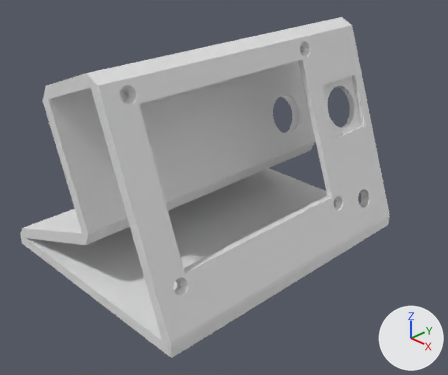
The Blender file New folder/untitled.blend as it was, and as the next commit left it.
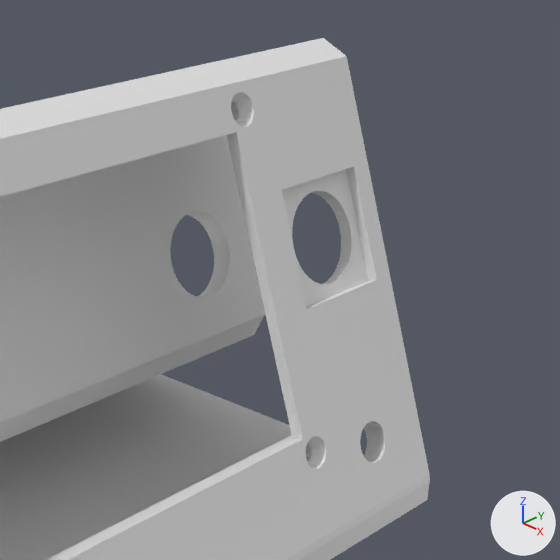
Each version is shown whole from a camera (50 mm lens) standing at (0.2023, -0.0872, 0.1239) and looking at (0.0572, 0.0529, 0.026), then close up on the part from 44% to 100% of the width and 0% to 67% of the height. Lighting does not change. The marker at lower right points along +X, +Y and +Z.
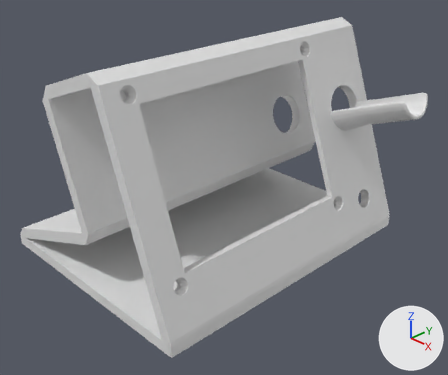
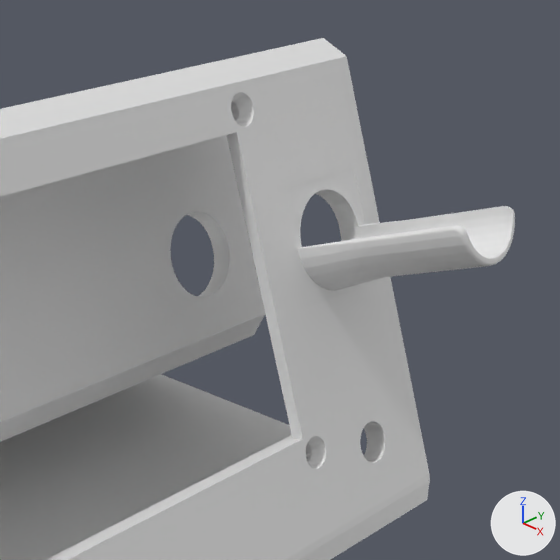
What differs and where, as boxes [x1, y1, x2, y2] in the close-ups (560 x 560 px):
'Cube.004', added: after [282, 167, 515, 309]

What changed in the scene script:
```text
Add me_cube_004:
    me_cube_004.from_pydata(...)  # 366 vertices, 398 faces; spans x 0.0681..0.1043, y 0.09..0.11, z 0.0394..0.0594
    me_cube_004.materials.append(mat_material)  # white #e7e7e7
Add ob_cube_004:
    ob_cube_004 = bpy.data.objects.new('Cube.004', me_cube_004)
    ob_cube_004.location = (0.0, 0.0, 0.0)
    _m = ob_cube_004.modifiers.new('Subdivision', 'SUBSURF')
    _m.subdivision_type = 'SIMPLE'
    _m.levels = 3
```
